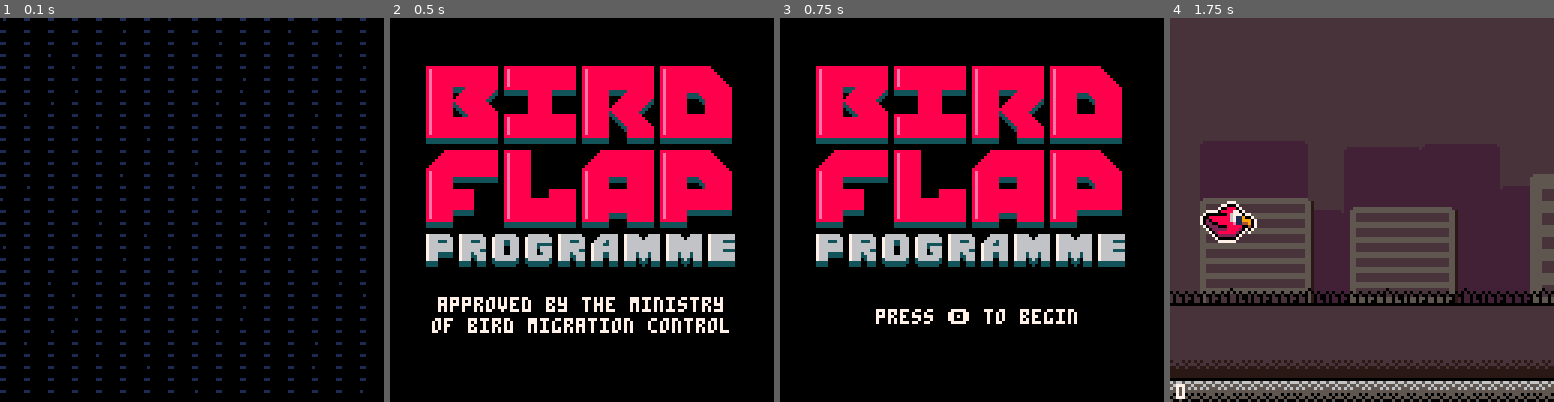
Above: before the commit, frames 1-4 (left to right).
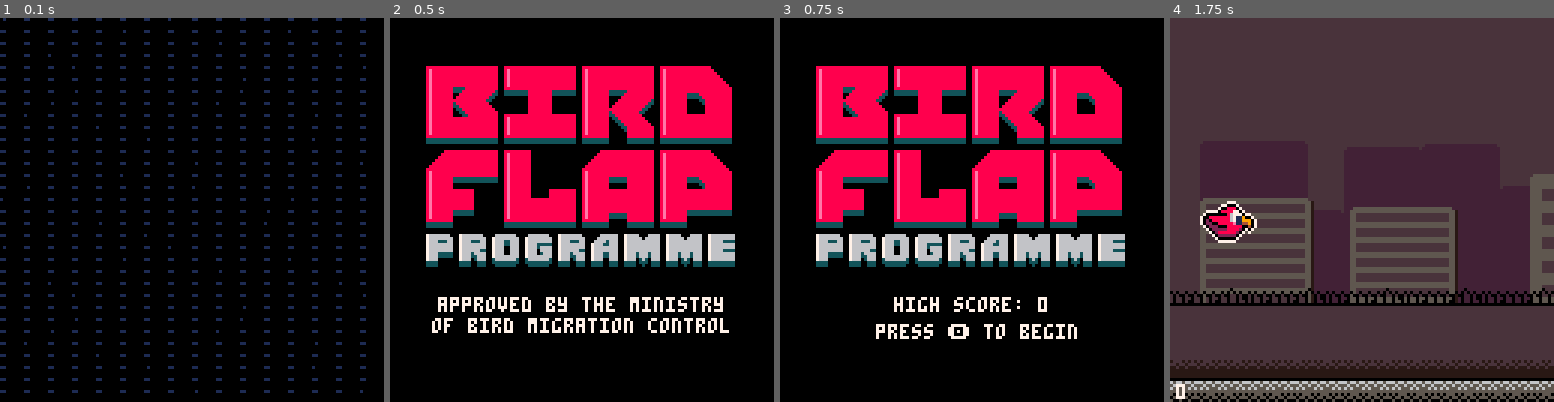
Above: after the commit, the same moments.

Repository: pixelrip/flappy
Game: PICO-8 cartridge flappy.p8
Two runs of this game, one before a commit and one after it. Both use one fixed random seed, a clock stepped at 60 frames per second and the inputs below.
Inputs:
- Up to frame 1 (0.1 s): no input
- Up to frame 2 (0.5 s): tap X (X key) at 0.33 s
- Up to frame 3 (0.75 s): tap O (Z key) at 0.7 s
- Up to frame 4 (1.75 s): tap X (X key) at 1.07 s; hold Right from 1.6 s (still down); tap O (Z key) at 1.7 s

Frames 1-2 are identical in both runs. In frame 3, 2.2% of the frame differs, in the area x 25-78%, y 72-84%; in frame 4, nothing differs.

Commit message:
Add persistent high score saving and display
Introduces a save.lua module to handle persistent high score storage using cartdata. The high score is loaded at game start and updated if the player achieves a new high score. The title screen now displays the high score.

Diff:
--- a/flappy.p8
+++ b/flappy.p8
@@ -6,6 +6,7 @@
 #include src/input.lua
 #include src/helpers.lua
 #include src/game.lua
+#include src/save.lua
 #include src/player.lua
 #include src/gates.lua
 #include src/floor.lua
--- a/src/game.lua
+++ b/src/game.lua
@@ -2,6 +2,7 @@
 
     -- Game score
     score = 0,
+    high_score = 0,
 
     -- Difficulty settings
     base_difficulty = 1,
--- a/src/main.lua
+++ b/src/main.lua
@@ -6,6 +6,8 @@
 	custom_palette = {[0]=0,1,2,-16,4,5,6,7,8,9,-14,-13,12,13,14,-11}
 	reset_pal()
 
+	save:init()
+	save:load_all()
 	input:init()
 	switch_state(states.title)
 end
--- /dev/null
+++ b/src/save.lua
@@ -0,0 +1,20 @@
+save = {
+    slots = {
+        high_score = 0
+        -- sound_enabled = 1
+        -- total_games = 2
+        -- etc
+    },
+
+    init = function(self)
+        cartdata("bird_flap_v1")
+    end,
+
+    load_all = function(self)
+        game.high_score = dget(self.slots.high_score)
+    end,
+
+    save_all = function(self)
+        dset(self.slots.high_score, game.high_score)
+    end
+}
--- a/src/states.lua
+++ b/src/states.lua
@@ -60,7 +60,8 @@
             print_centered("approved by the ministry", 93, 7)
             print_centered("of bird migration control", 100, 7)
         elseif self.anim_state == "ready" then
-            print_centered("press 🅾️ to begin", 97, 7)
+            print_centered("high score: "..game.high_score, 93, 7)
+            print_centered("press 🅾️ to begin", 102, 7)
         end
     end
 }
@@ -98,6 +99,11 @@
     init = function(self)
         sfx(1) -- hit sound
         sfx(3) -- game_over
+
+        if game.score > game.high_score then
+            game.high_score = game.score
+            save:save_all()
+        end
     end,
 
     update = function(self)
